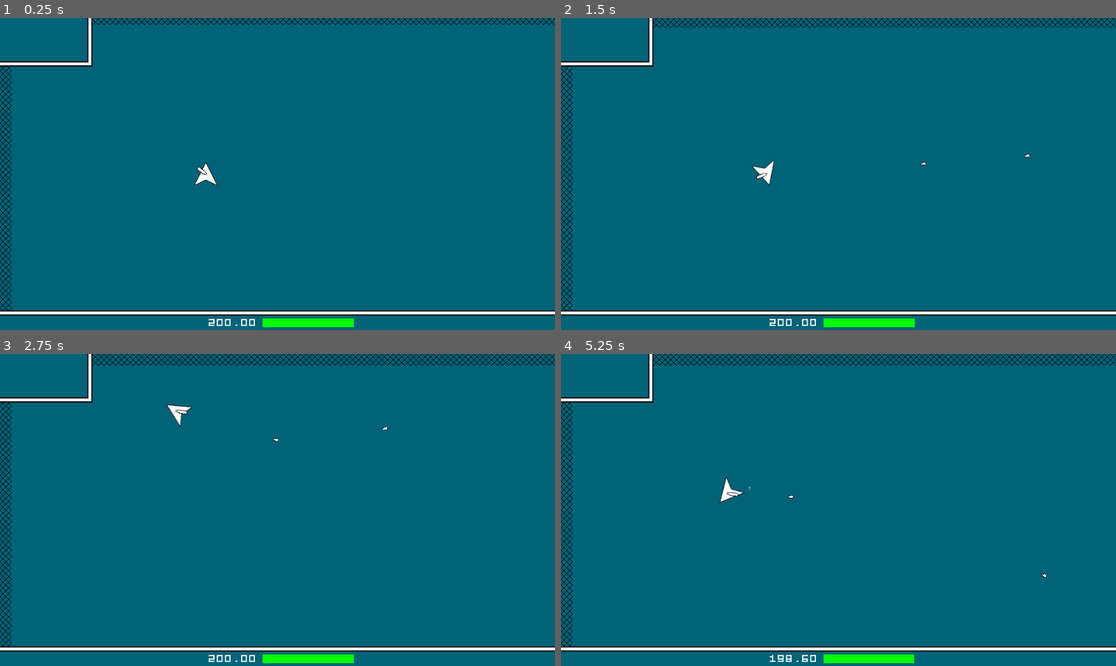
Above: before the commit, frames 1-4 (two rows, left to right).
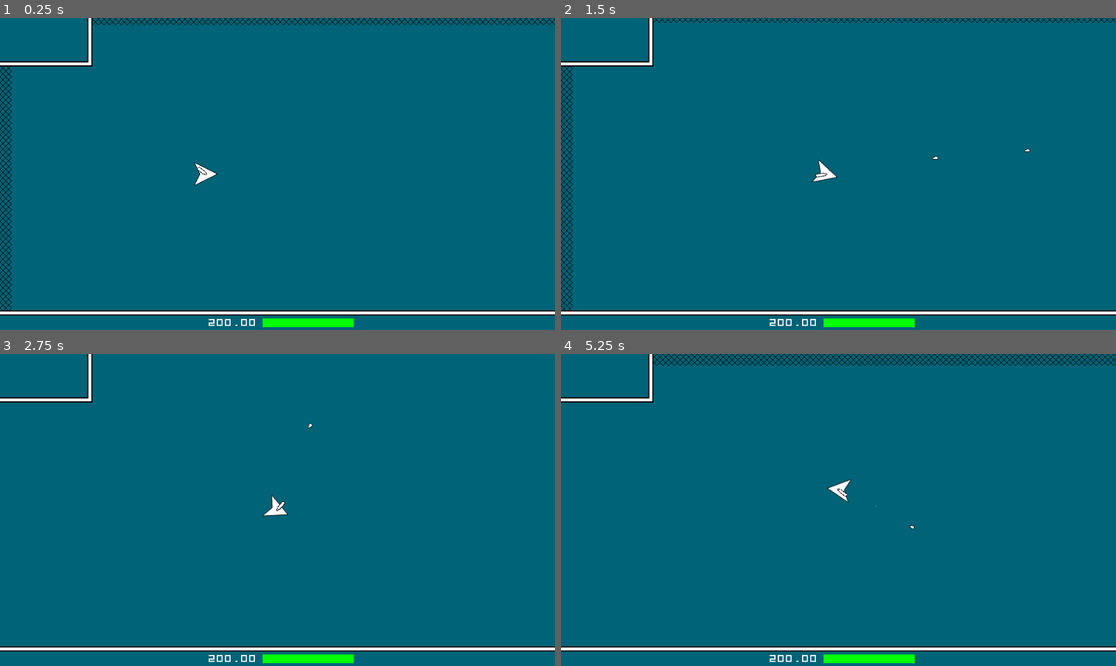
Above: after the commit, the same moments.

Repository: LangII/ProjectSpaceMiner
Game: Godot game, scene res://scenes/Main.tscn
The game is run twice, just before and just after one commit, with the same random seed, the same clock (stepped at 60 frames per second) and the same inputs.
Inputs (mouse positions are in pixels of both pictures, inside the frame that each line leads up to):
- Up to frame 1 (0.25 s): no input
- Up to frame 2 (1.5 s): tap Enter at 0.5 s; move the mouse to (960, 158) at 0.52 s; press the mouse at (960, 158) at 0.53 s; hold D (right) 0.53-1.28 s; move the mouse to (727, 189) at 1.27 s; release the mouse at (727, 189) at 1.28 s; hold S (down) from 1.28 s (still down); tap T (test) at 1.35 s
- Up to frame 3 (2.75 s): move the mouse to (333, 441) at 2.02 s; release S (down) at 2.03 s; press the mouse at (333, 441) at 2.03 s; hold D (right) from 2.03 s (still down)
- Up to frame 4 (5.25 s): move the mouse to (810, 572) at 2.77 s; release D (right) at 2.78 s; release the mouse at (810, 572) at 2.78 s; hold W (up) 2.78-3.53 s; tap T (test) at 2.85, 4.35 s; move the mouse to (1005, 556) at 3.52 s; press the mouse at (1005, 556) at 3.53 s; hold A (left) 3.53-5.03 s; move the mouse to (672, 463) at 4.27 s; release the mouse at (672, 463) at 4.28 s; move the mouse to (866, 510) at 5.02 s; press the mouse at (866, 510) at 5.03 s; hold S (down) from 5.03 s (still down)

The runs differ from the first frame. In frame 1, less than 0.1% of the frame differs, in the area x 34-40%, y 46-54%; in frame 2, 2.0%; in frame 3, 2.0%; in frame 4, 2.7%, in the area x 0-100%, y 0-100%.

Commit message:
add shuffle_board controls

Diff:
--- a/scripts/Ship.gd
+++ b/scripts/Ship.gd
@@ -41,6 +41,8 @@
 
 var ENEMY_AREA_COL_STRENGTH_MOD = 280
 
+var CONTROL_TYPE = 'shuffle_board'  # 'classic_asteroids' or 'shuffle_board'
+
 
 ####################################################################################################
 
@@ -54,6 +56,11 @@
 	$StunnedTimer.wait_time = STUNNED_DELAY
 
 	$DropPickUp/CollisionShape2D.shape.radius = DROP_PICK_UP_RADIUS
+
+
+#func _process(_delta):
+#
+#	autoRotate()
 
 
 func _physics_process(_delta):
@@ -63,6 +70,8 @@
 
 	if Input.is_action_pressed('left_click') and can_shoot:  shoot()
 
+#	autoRotate()
+
 
 func _integrate_forces(state):
 
@@ -70,22 +79,39 @@
 
 	setPrevFrameDir(state)
 
-	applyMoveAcc()
-
-	applyMoveMaxSpeed()
-
-	applySpinAcc()
-
-	applySpinDamp()
-
-	applySpinMaxSpeed()
+	match CONTROL_TYPE:
+
+		'classic_asteroids':
+
+			applyMoveAccCA()
+
+			applyMoveMaxSpeed()
+
+			applySpinAcc()
+
+			applySpinDamp()
+
+			applySpinMaxSpeed()
+
+		'shuffle_board':
+
+			applyMoveAccSB()
+
+			applyMoveMaxSpeed()
+
+			autoRotate()
 
 
 ####################################################################################################
 """ _integrate_forces FUNCS """
 
 
-func applyMoveAcc():
+func setPrevFrameDir(state):
+	prev_frame_dir = rad2deg(state.linear_velocity.angle())
+	prev_frame_dir = prev_frame_dir if prev_frame_dir > 0 else 360 + prev_frame_dir
+
+
+func applyMoveAccCA():
 	if Input.is_action_pressed('up') and Input.is_action_pressed('down') and not is_stunned:
 		applied_force = Vector2()
 		linear_damp = 5
@@ -120,9 +146,45 @@
 	if abs(angular_velocity) > SPIN_MAX_SPEED:  applied_torque = angular_velocity * -SPIN_MAX_SPEED_RESISTANCE
 
 
-func setPrevFrameDir(state):
-	prev_frame_dir = rad2deg(state.linear_velocity.angle())
-	prev_frame_dir = prev_frame_dir if prev_frame_dir > 0 else 360 + prev_frame_dir
+func applyMoveAccSB() -> void:
+	if is_stunned:  return
+	if (
+		(Input.is_action_pressed('up') and Input.is_action_pressed('down'))
+		or (Input.is_action_pressed('left') and Input.is_action_pressed('right'))
+	):
+		applied_force = Vector2()
+		linear_damp = 5
+	elif Input.is_action_pressed('up') and Input.is_action_pressed('left'):
+		applied_force = Vector2(0, -MOVE_ACC).rotated(deg2rad(-45))
+		linear_damp = 0
+	elif Input.is_action_pressed('up') and Input.is_action_pressed('right'):
+		applied_force = Vector2(0, -MOVE_ACC).rotated(deg2rad(45))
+		linear_damp = 0
+	elif Input.is_action_pressed('down') and Input.is_action_pressed('left'):
+		applied_force = Vector2(0, -MOVE_ACC).rotated(deg2rad(-135))
+		linear_damp = 0
+	elif Input.is_action_pressed('down') and Input.is_action_pressed('right'):
+		applied_force = Vector2(0, -MOVE_ACC).rotated(deg2rad(135))
+		linear_damp = 0
+	elif Input.is_action_pressed('up'):
+		applied_force = Vector2(0, -MOVE_ACC)
+		linear_damp = 0
+	elif Input.is_action_pressed('down'):
+		applied_force = Vector2(0, -MOVE_ACC).rotated(deg2rad(180))
+		linear_damp = 0
+	elif Input.is_action_pressed('left'):
+		applied_force = Vector2(0, -MOVE_ACC).rotated(deg2rad(-90))
+		linear_damp = 0
+	elif Input.is_action_pressed('right'):
+		applied_force = Vector2(0, -MOVE_ACC).rotated(deg2rad(90))
+		linear_damp = 0
+	else:
+		applied_force = Vector2()
+		linear_damp = 0
+
+
+func autoRotate() -> void:
+	$Body.look_at(global_position + Vector2(0, 1).rotated(deg2rad(prev_frame_dir)))
 
 
 func loopThroughColContacts(state):
